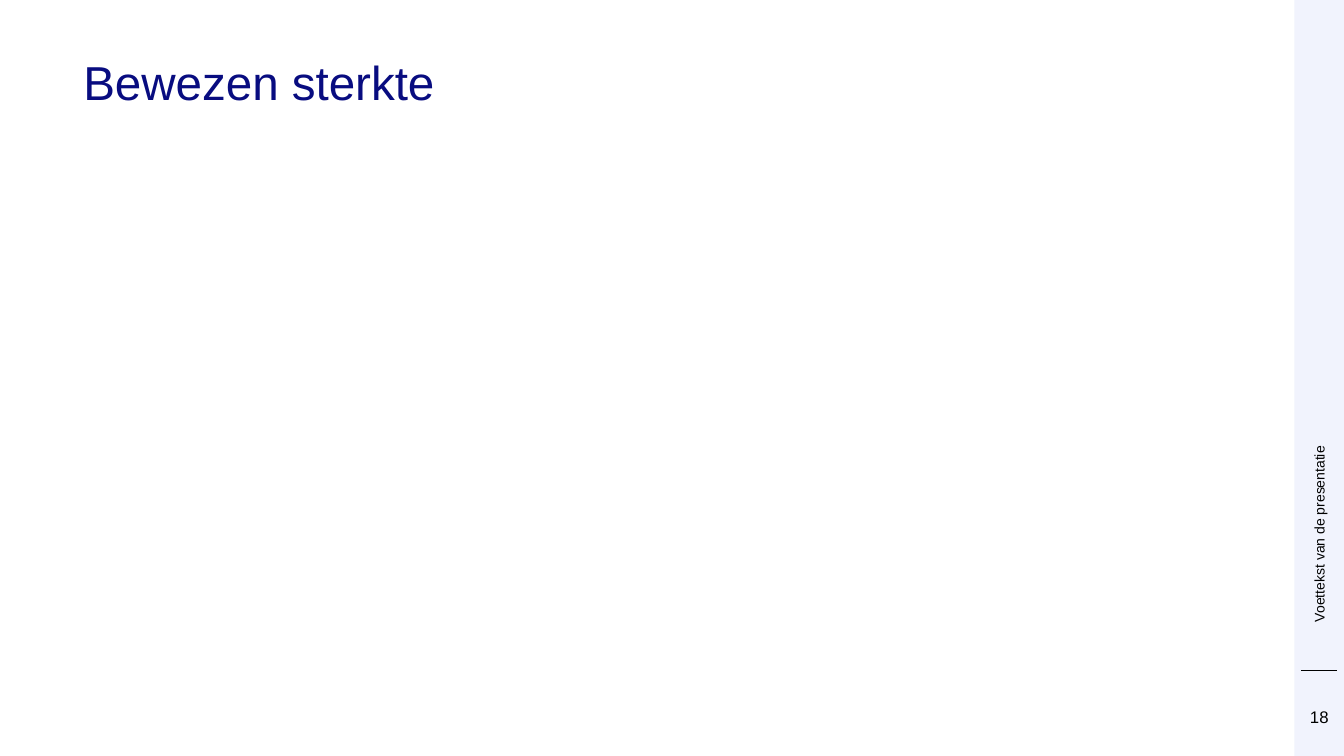
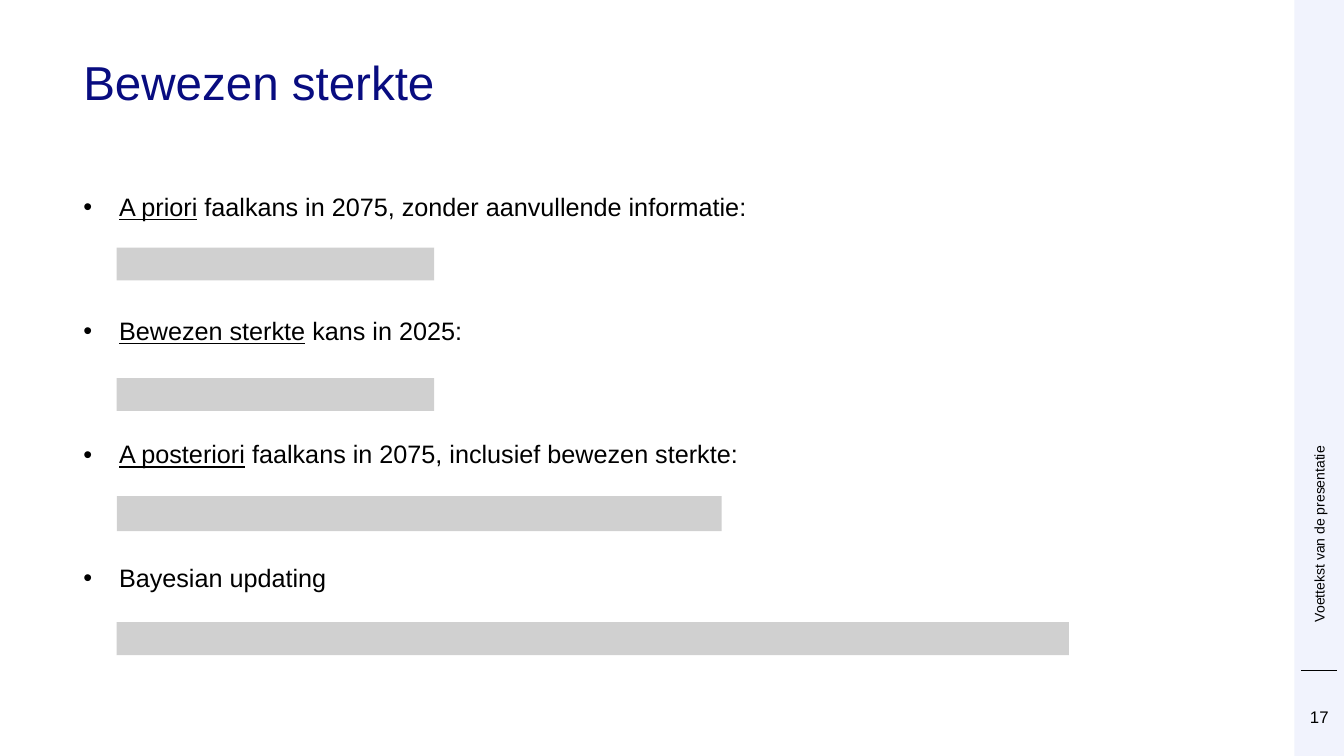
Before and after one commit to Deltares/ProbabilisticLibrary, a slide deck: slide 17 of sources/Deltares.Probabilistic.PWrapper.Examples/kratos/Prob Kratos DSD.pptx (slide 18 before the commit). Drawn at 1344x756 pixels with LibreOffice and Linux fonts; fonts in the diff are those of the drawing; grey boxes stand for pictures; background and template pictures are left out. Boxes give left, top, right and bottom in pixels: in the first picture for what was removed or moved away, otherwise in the second. Text is boxed around its words. In the diff, an @@ line names an element or a change of style, - is before the commit and + after.

```diff
--- a/sources/Deltares.Probabilistic.PWrapper.Examples/kratos/Prob Kratos DSD.pptx
+++ b/sources/Deltares.Probabilistic.PWrapper.Examples/kratos/Prob Kratos DSD.pptx
@@ text added at <box>119,197,747,593</box>, 18 pt, text #000000 @@
+• A priori faalkans in 2075, zonder aanvullende informatie:
+• Bewezen sterkte kans in 2025:
+• A posteriori faalkans in 2075, inclusief bewezen sterkte:
+• Bayesian updating
@@ picture added at <box>117,248,435,281</box> @@
@@ picture added at <box>117,378,435,411</box> @@
@@ picture added at <box>117,496,722,531</box> @@
@@ picture added at <box>117,622,1070,655</box> @@
@@ page number at <box>1310,711,1329,723</box>: text changed @@
-18
+17
```
Also in this commit, not shown: 10 other slides changed, 1 slide removed.
